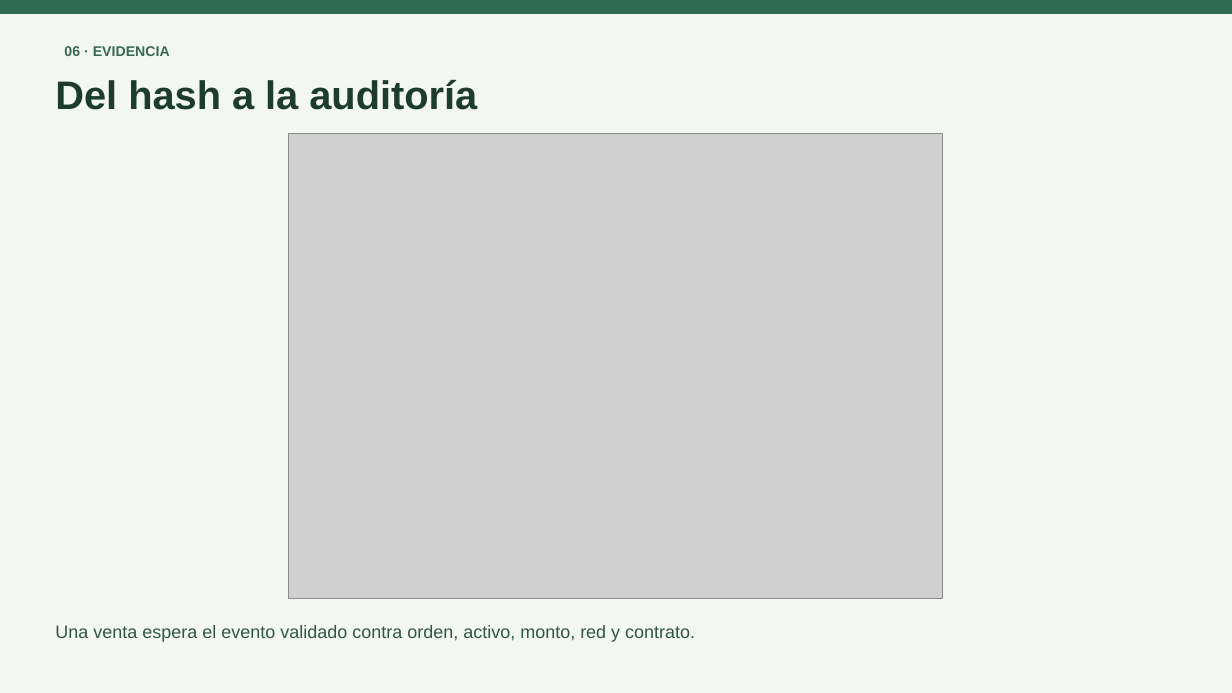
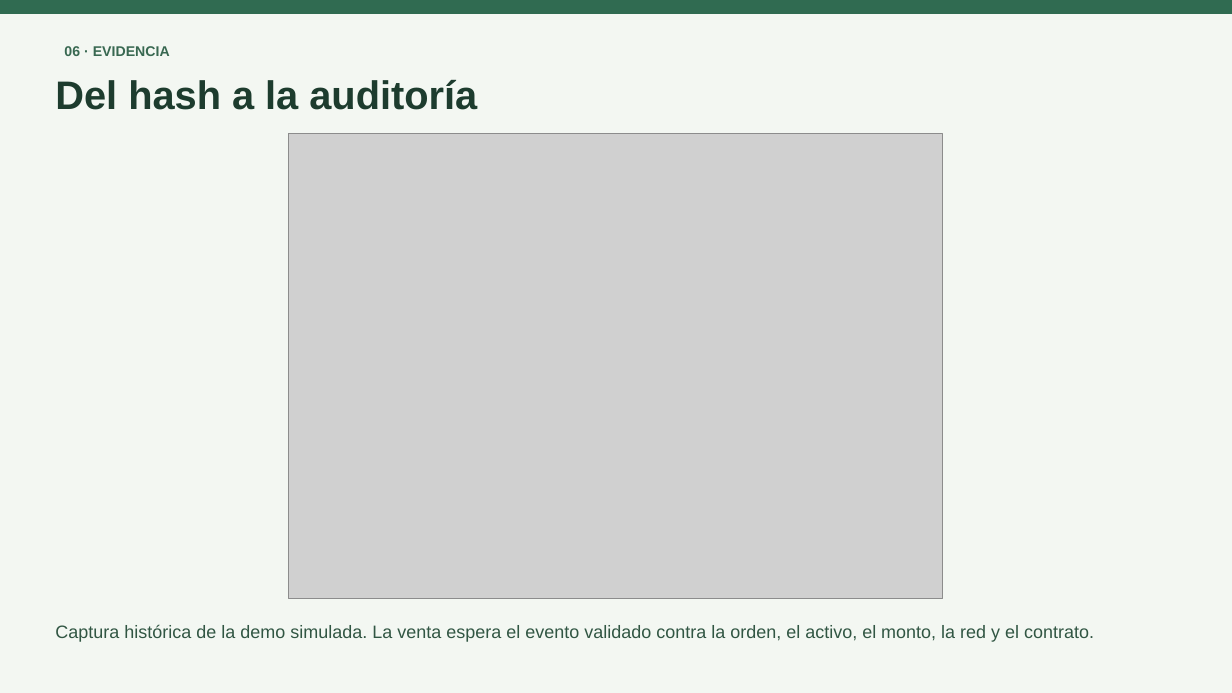
Before and after one commit to RS04a/ervanula, a slide deck: slide 9 of docs/full-app/entrega/ARVELUNA_Defensa.pptx. Drawn at 1232x693 pixels with LibreOffice and Linux fonts; fonts in the diff are those of the drawing; grey boxes stand for pictures. Boxes give left, top, right and bottom in pixels: in the first picture for what was removed or moved away, otherwise in the second. Text is boxed around its words. In the diff, an @@ line names an element or a change of style, - is before the commit and + after.

```diff
--- a/docs/full-app/entrega/ARVELUNA_Defensa.pptx
+++ b/docs/full-app/entrega/ARVELUNA_Defensa.pptx
@@ text at [55,624,1094,642]: text changed @@
-Una venta espera el evento validado contra orden, activo, monto, red y contrato.
+Captura histórica de la demo simulada. La venta espera el evento validado contra la orden, el activo, el monto, la red y el contrato.
```
Also in this commit, not shown: 3 other slides changed, 1 slide added, 14 other files.
